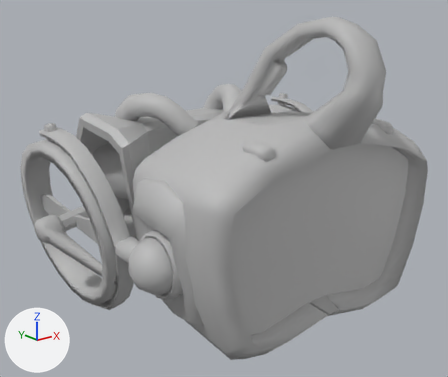
A saved change to the FBX model Assets/Models/Companion/Companion_transformation.fbx.
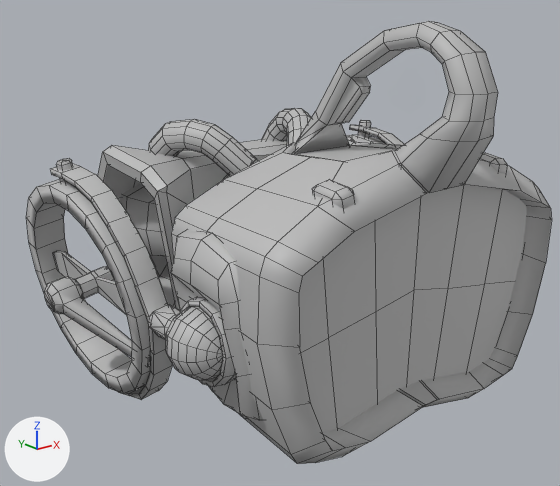
The first picture shows the older version from a 50 mm camera at (-0.917, -0.951, 0.941) aimed at (-0.018, 0.172, 0.492). The close-ups show both versions on the part from 0% to 97% of the width and 0% to 100% of the height of that picture; other places that the commit changed are outside them. Arrows for +X, +Y and +Z are at lower left; the lights stay in place. Both versions are drawn at frame 156 of the action 'Take 001'; the numbers are the values there. The close-ups show mesh edges as thin lines.

Script lines for the objects in view, before the commit:
```python
ob_companion_basel = bpy.data.objects.new('Companion_BaseL', me_mesh_045)
ob_companion_basel.location = (-0.095, 0.0, 0.0)
ob_companion_basel.rotation_euler = (1.571, 0.0, 0.0)  # degrees (90, 0, 0)
ob_companion_basel.scale = (0.01, 0.01, 0.01)
ob_companion_baser = bpy.data.objects.new('Companion_BaseR', me_mesh_037)
ob_companion_baser.location = (0.103, 0.0, 0.0)
ob_companion_baser.rotation_euler = (1.571, 0.0, 0.0)  # degrees (90, 0, 0)
ob_companion_baser.scale = (0.01, 0.01, 0.01)
ob_companion_rotor_basel = bpy.data.objects.new('Companion_Rotor_BaseL', me_mesh_050)
ob_companion_rotor_basel.parent = ob_companion_rotor_socketl
ob_companion_rotor_basel.location = (41.28, 42.68, -1.457)
ob_companion_rotor_basel.rotation_euler = (-1.396, 1.539, 0.0)  # degrees (-80, 88, 0)
ob_companion_rotor_baser = bpy.data.objects.new('Companion_Rotor_BaseR', me_mesh_042)
ob_companion_rotor_baser.parent = ob_companion_rotor_socketr
ob_companion_rotor_baser.location = (-41.51, 42.68, -1.457)
ob_companion_rotor_baser.rotation_euler = (-1.46, -1.539, 0.0635)  # degrees (-84, -88, 3.6)
ob_companion_rotorr = bpy.data.objects.new('Companion_RotorR', me_mesh_043)
ob_companion_rotorr.parent = ob_companion_rotor_baser
ob_companion_rotorr.location = (-35.41, 0.241, 0.139)
ob_companion_tuber = bpy.data.objects.new('Companion_TubeR', me_mesh_027)
ob_companion_tuber.parent = ob_companion_forearmr
ob_companion_tuber.location = (3.078, 3.371, -38.86)
ob_companion_tuber.rotation_euler = (-0.241, 0.348, -0.382)  # degrees (-14, 20, -22)
ob_companion_tuber.scale = (4.3, 4.3, 4.3)
ob_companion_vacuum_inletr = bpy.data.objects.new('Companion_Vacuum_InletR', me_mesh_025)
ob_companion_vacuum_inletr.parent = ob_companion_forearmr
ob_companion_vacuum_inletr.location = (5.843, -35.94, -0.0532)
ob_companion_vacuum_inletr.rotation_euler = (0.0, -1.571, 0.0)  # degrees (0, -90, 0)
ob_companion_vacuum_inletr.scale = (6.04, 6.04, 6.04)
ob_companion_vacuum_outletr = bpy.data.objects.new('Companion_Vacuum_OutletR', me_mesh_026)
ob_companion_vacuum_outletr.parent = ob_companion_forearmr
ob_companion_vacuum_outletr.location = (-3.488, -13.87, 1.034)
ob_companion_vacuum_outletr.rotation_euler = (0.0, -1.571, 0.0)  # degrees (0, -90, 0)
ob_companion_vacuum_outletr.scale = (6.04, 6.04, 6.04)
# also in view: 'Companion_Vacuum_OutletL' at (0.134, 0.406, 0.486); 'Companion_Vacuum_Screen' at (-0.003, -0.131, 0.474); 'Companion_Rotor_BladeR' at (-0.326, 0.368, 0.428); 'Companion_BaseR_Side' at (-0.274, 0.008, 0.448); 'Companion_Base_DetailR' at (-0.17, -0.121, 0.662)
```
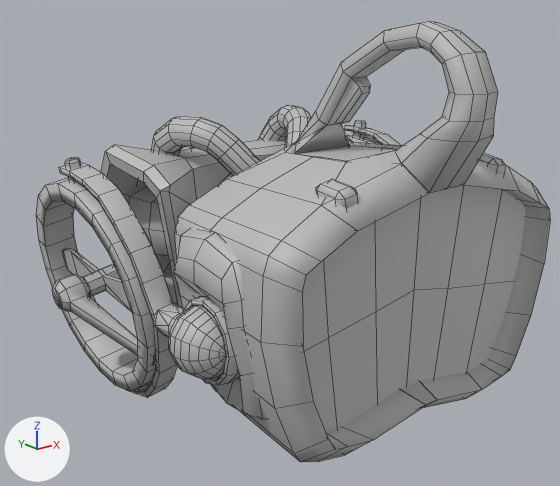
Pixel boxes (x1, y1, x2, y2) of what changed, in the close-ups (560 x 486 px):
'Companion_BaseR', moved: before (171, 142, 426, 464); after (174, 142, 430, 462)
'Companion_RotorR', turned, moved: before (26, 179, 168, 394); after (36, 178, 173, 391)
'Companion_Rotor_BaseR', turned, moved: before (50, 158, 223, 400); after (59, 157, 226, 398)
'Companion_BaseL', moved: before (348, 140, 552, 408); after (348, 141, 550, 408)
'Companion_Vacuum_OutletR', moved: before (98, 145, 229, 310); after (101, 145, 230, 308)
'Companion_BaseR_Side', moved: before (171, 231, 263, 420); after (174, 230, 266, 419)
'Companion_TubeR', moved, turned: before (148, 119, 256, 176); after (151, 117, 260, 176)
'Companion_Rotor_BladeR', turned, moved: before (52, 251, 127, 315); after (62, 248, 132, 312)
'Companion_Vacuum_InletR', moved: before (120, 184, 165, 256); after (123, 183, 168, 256)
'Companion_Rotor_SocketR', moved: before (179, 297, 236, 387); after (183, 296, 240, 386)
'Companion_Base_DetailR', moved: before (312, 179, 355, 209); after (316, 179, 358, 209)
'Companion_Rotor_BaseL', turned, moved: before (350, 120, 404, 145); after (345, 120, 402, 146)
'Compantion_Base_DetailL', moved: before (479, 152, 508, 174); after (479, 153, 506, 174)
'Companion_RotorL', turned, moved: before (346, 135, 385, 144); after (346, 135, 380, 144)

What changed in the scene script:
```text
Change ob_companion_baser:
    ob_companion_baser.location: (0.103, 0.0, 0.0) -> (0.109, 0.0, 0.0)
Change ob_companion_vacuum_inletr:
    ob_companion_vacuum_inletr.location: (5.843, -35.94, -0.0532) -> (7.205, -35.94, -0.0532)
Change ob_companion_tuber:
    ob_companion_tuber.location: (3.078, 3.371, -38.86) -> (4.635, 4.753, -40.48)
    ob_companion_tuber.rotation_euler: (-0.241, 0.348, -0.382) -> (-0.124, 0.393, -0.369)  # degrees (-14, 20, -22) -> degrees (-7.1, 23, -21)
Change ob_companion_rotor_baser:
    ob_companion_rotor_baser.rotation_euler: (-1.46, -1.539, 0.0635) -> (-1.571, -1.567, 0.175)  # degrees (-84, -88, 3.6) -> degrees (-90, -90, 10)
Change ob_companion_vacuum_outletr:
    ob_companion_vacuum_outletr.location: (-3.488, -13.87, 1.034) -> (-2.126, -13.87, 1.034)
Change ob_companion_basel:
    ob_companion_basel.location: (-0.095, 0.0, 0.0) -> (-0.099, 0.0, 0.0)
Change ob_companion_rotor_basel:
    ob_companion_rotor_basel.rotation_euler: (-1.396, 1.539, 0.0) -> (-1.396, 1.567, 0.0)  # degrees (-80, 88, 0) -> degrees (-80, 90, 0)
```
